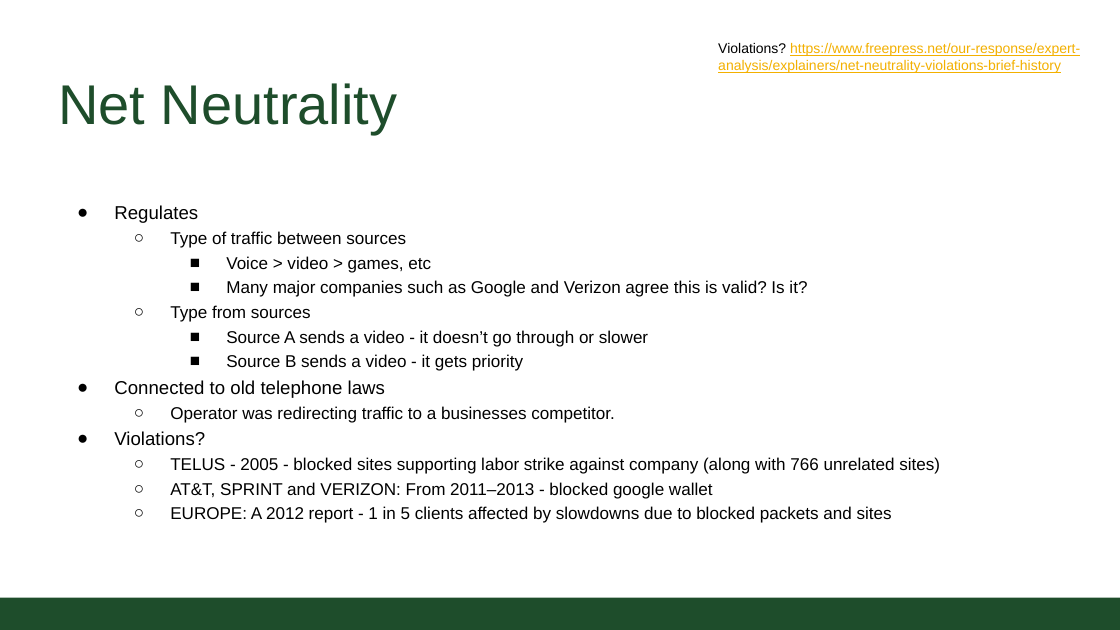
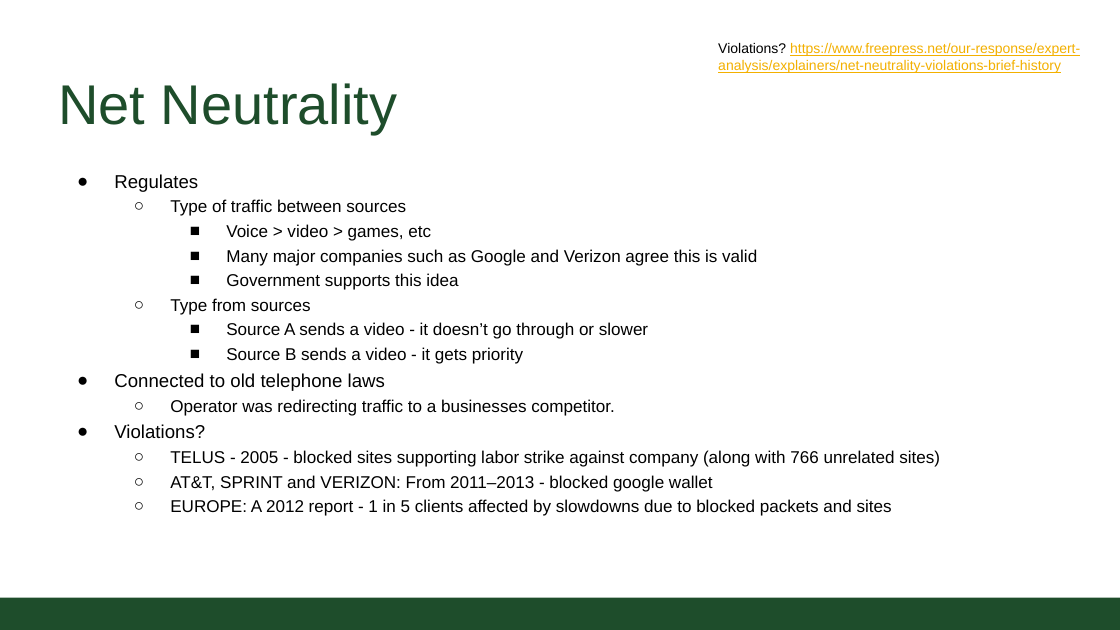
Before and after one commit to CSU-CS150B/handouts, a slide deck: slide 4 of Slides/On-Campus/11_01_FunctionsPart3.pptx. Drawn at 1120x630 pixels with LibreOffice and Linux fonts; fonts in the diff are those of the drawing; background and template pictures are left out. Boxes give left, top, right and bottom in pixels: in the first picture for what was removed or moved away, otherwise in the second. Text is boxed around its words. In the diff, an @@ line names an element or a change of style, - is before the commit and + after.

```diff
--- a/Slides/On-Campus/11_01_FunctionsPart3.pptx
+++ b/Slides/On-Campus/11_01_FunctionsPart3.pptx
@@ text "Regulates": place and size @@
-text "Regulates" at box(114, 205, 940, 523)
+text "Regulates" at box(114, 174, 940, 516)
@@ text at box(226, 249, 757, 290): text changed @@
-    ■ Many major companies such as Google and Verizon agree this is valid? Is it?
+    ■ Many major companies such as Google and Verizon agree this is valid
+    ■ Government supports this idea
```
Also in this commit, not shown: 4 other slides changed, 1 slide added.
